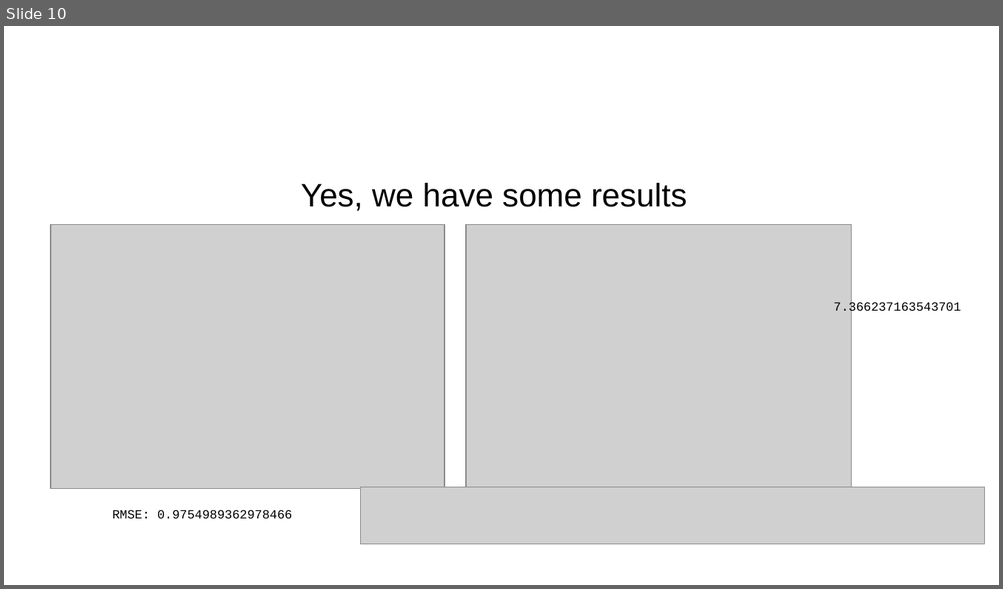
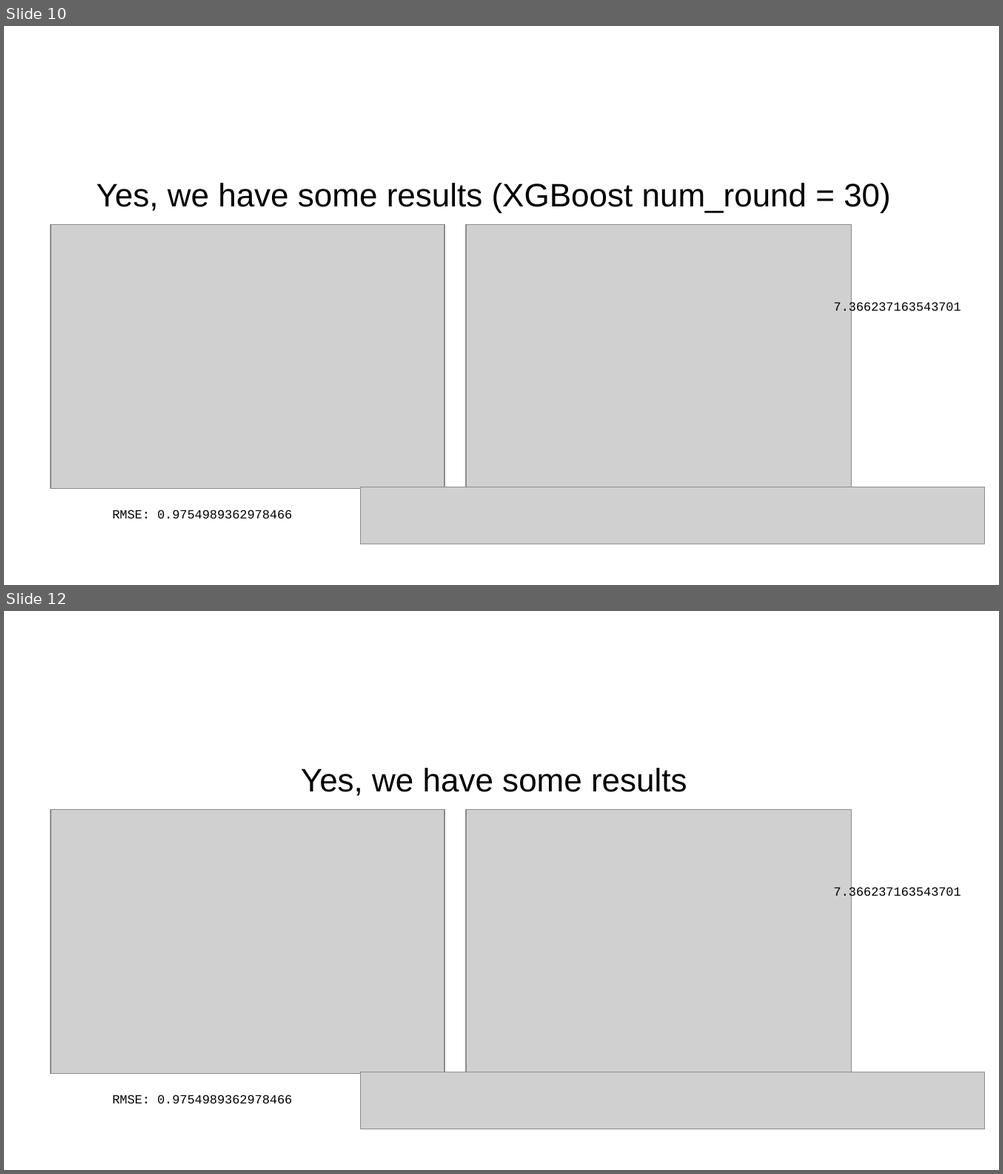
Before and after one commit to jgo-DA/Project-Movies_Team-Darmstadt, a slide deck: docs/Team-Darmstadt_Movies-Project_Presentation.odp. Shown one above the other, each under a label of ours: slide 10 before the commit, slides 10 and 12 after it; the slides between them are not shown. The pictures are 1003x589 and 1003x1174 pixels, drawn with LibreOffice and Linux fonts; fonts in the diff are those of the drawing; grey boxes stand for pictures; background and template pictures are left out. Boxes give left, top, right and bottom in pixels: in the first picture for what was removed or moved away, otherwise in the second. Text is boxed around its words. In the diff, an @@ line names an element or a change of style, - is before the commit and + after.

```diff
--- a/docs/Team-Darmstadt_Movies-Project_Presentation.odp
+++ b/docs/Team-Darmstadt_Movies-Project_Presentation.odp
@@ slide 10 added at box(4, 26, 999, 585), background #FFFFFF @@
@@ subtitle added at box(96, 183, 891, 213), 26 pt, text #000000 @@
+Yes, we have some results (XGBoost num_round = 30)
@@ title added at box(387, 183, 483, 207), 35.7 pt, text #FFFFFF @@
+Results
@@ picture added at box(51, 224, 444, 489) @@
@@ picture added at box(466, 224, 851, 488) @@
@@ text added at box(834, 301, 961, 315), 10 pt, text #000000 @@
+7.366237163543701
@@ picture added at box(361, 487, 985, 545) @@
@@ text added at box(112, 510, 292, 519), 10 pt, text #000000 @@
+RMSE: 0.9754989362978466
@@ what was slide 10 is now slide 12 @@
```
Also in this commit, not shown: 1 other slide added, 1 other file.
